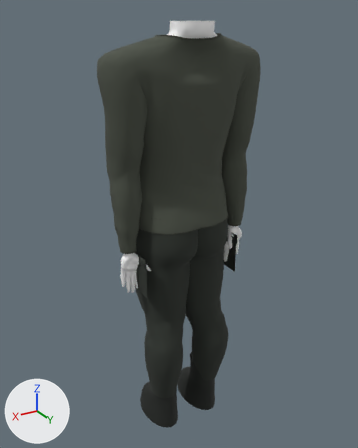
The glTF model packages/client/public/assets/characters/lock-body.glb, before and after one commit.
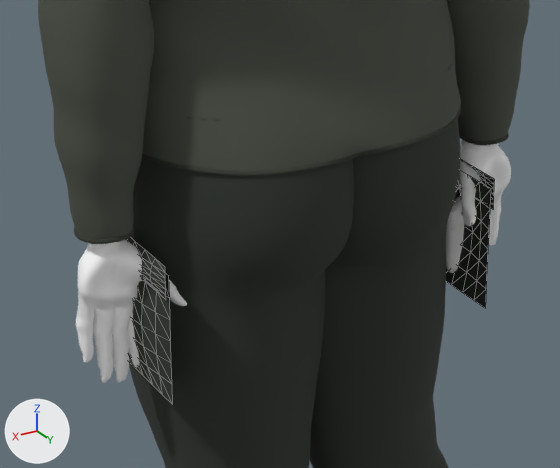
There are two pictures of each version: one whole from a camera (50 mm lens) standing at (2.07, 3.37, 3.61) and looking at (-0.04, -0.15, 1.85), one close up on the part from 28% to 71% of the width and 41% to 71% of the height. Every picture has the same lights, and +X, +Y and +Z are marked at lower left. The last two pictures show the newer version. The close-ups show mesh edges as thin lines. Vertices at exactly the same position are counted once.

The first close-up shows 'lock-anatomical-body', 'lock-cargo-pockets', 'lock-sewn-bindings', 'lock-work-top', 'lock-work-trousers'.
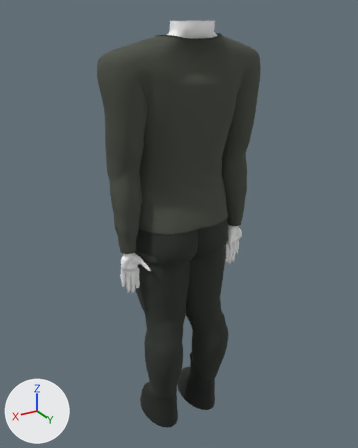
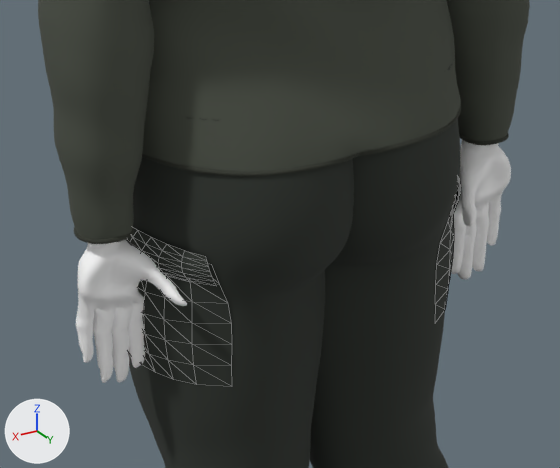
Pixel boxes (x1, y1, x2, y2) of what changed, in the close-ups (560 x 468 px; the box of a moved part takes in the faces that stretch with it):
'lock-cargo-pockets', reshaped
    before: (126, 159, 495, 405)
    after: (126, 180, 461, 387)
part 1 of me_lock_cargo_pockets, moved or reshaped
    before: (446, 159, 495, 308)
    after: (435, 180, 461, 323)
part 2 of me_lock_cargo_pockets, moved or reshaped
    before: (126, 237, 173, 405)
    after: (126, 228, 232, 387)

What the commit changed:
me_lock_cargo_pockets is used by ob_lock_cargo_pockets; location (0.0, 0.0, 0.0).
me_lock_cargo_pockets had 196 vertices, 288 faces and spanned x -0.492..0.492, y -0.14..0.16, z 1.39..1.755.
me_lock_cargo_pockets now has 196 vertices, 288 faces and spans x -0.459..0.459, y -0.14..0.16, z 1.39..1.755.
me_lock_cargo_pockets part 1: 98 of 196 vertices moved; they spanned x -0.492..-0.455, y -0.14..0.16, z 1.39..1.755 and now span x -0.459..-0.294, y -0.14..0.16, z 1.39..1.755; mean shift (0.055, 0.0, 0.0); largest move (-0.455, 0.16, 1.503) -> (-0.294, 0.16, 1.503).
me_lock_cargo_pockets part 2: 98 of 196 vertices moved; they spanned x 0.455..0.492, y -0.14..0.16, z 1.39..1.755 and now span x 0.294..0.459, y -0.14..0.16, z 1.39..1.755; mean shift (-0.055, 0.0, 0.0); largest move (0.455, 0.16, 1.503) -> (0.294, 0.16, 1.503).
